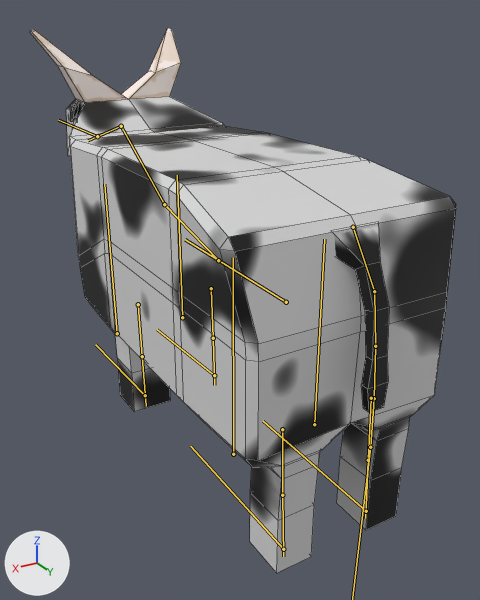
What one commit did to the FBX model Assets/Models/Cow/Cow.fbx.
One viewpoint serves both versions: a camera (50 mm lens) standing at (1.74, 3.0, 2.42) and looking at (-0.15, -0.16, 0.84). The axes (+X, +Y, +Z) are drawn at lower left. The lights are the same throughout. Both versions are drawn at frame 1 of the action 'Armature|ArmatureAction'; the numbers are the values there. The bones that bend it are drawn over the model as lines. Mesh edges are drawn as thin lines.

The first picture shows 'Cow'.
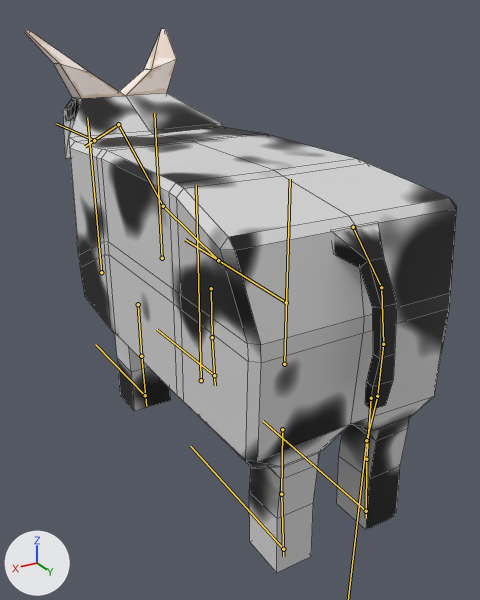
Changed parts and their boxes [x1, y1, x2, y2] in the pictures (480 x 600 px):
'Cow', posed: before [30, 28, 456, 573]; after [25, 29, 456, 573]
bone 'Body.002', root to tip: before (218, 260) to (164, 204); after (218, 260) to (163, 206)
bone 'Body.003', root to tip: before (164, 204) to (121, 126); after (163, 206) to (118, 124)
bone 'Body.004', root to tip: before (121, 126) to (88, 140); after (118, 124) to (85, 146)
bone 'Tail.001', root to tip: before (353, 227) to (374, 291); after (353, 227) to (381, 287)
bone 'Tail.002', root to tip: before (374, 291) to (375, 346); after (381, 287) to (383, 344)
bone 'Tail.003', root to tip: before (375, 346) to (374, 398); after (383, 344) to (377, 396)

What changed in the scene script:
```text
Change bone_body_002:
    where bone_body_002 = bpy.data.objects['Armature'].pose.bones['Body.002']  # child of 'Body.001'
    bone_body_002.rotation_quaternion: (1.0, 0.0, 0.0, 0.0) -> (1.0, 0.008, 0.001, -0.006)  # degrees (0, 0, 0) -> degrees (1, 0, -1)
Change bone_body_003:
    where bone_body_003 = bpy.data.objects['Armature'].pose.bones['Body.003']  # child of 'Body.002'
    bone_body_003.rotation_quaternion: (1.0, 0.0, 0.0, 0.0) -> (1.0, -0.026, 0.001, -0.003)  # degrees (0, 0, 0) -> degrees (-3, 0, 0)
Change bone_body_004:
    where bone_body_004 = bpy.data.objects['Armature'].pose.bones['Body.004']  # child of 'Body.003'
    bone_body_004.rotation_quaternion: (1.0, 0.0, 0.0, 0.0) -> (0.999, 0.054, 0.001, -0.001)  # degrees (0, 0, 0) -> degrees (6, 0, 0)
Change bone_tail_001:
    where bone_tail_001 = bpy.data.objects['Armature'].pose.bones['Tail.001']  # child of 'Body.001'
    bone_tail_001.rotation_quaternion: (1.0, 0.0, 0.0, 0.0) -> (0.996, 0.092, -0.002, -0.004)  # degrees (0, 0, 0) -> degrees (11, 0, 0)
Change bone_tail_002:
    where bone_tail_002 = bpy.data.objects['Armature'].pose.bones['Tail.002']  # child of 'Tail.001'
    bone_tail_002.rotation_quaternion: (1.0, 0.0, 0.0, 0.0) -> (0.998, -0.064, 0.0, -0.005)  # degrees (0, 0, 0) -> degrees (-7, 0, -1)
Change bone_tail_003:
    where bone_tail_003 = bpy.data.objects['Armature'].pose.bones['Tail.003']  # child of 'Tail.002'
    bone_tail_003.rotation_quaternion: (1.0, 0.0, 0.0, 0.0) -> (0.998, -0.07, 0.0, -0.004)  # degrees (0, 0, 0) -> degrees (-8, 0, 0)
```
